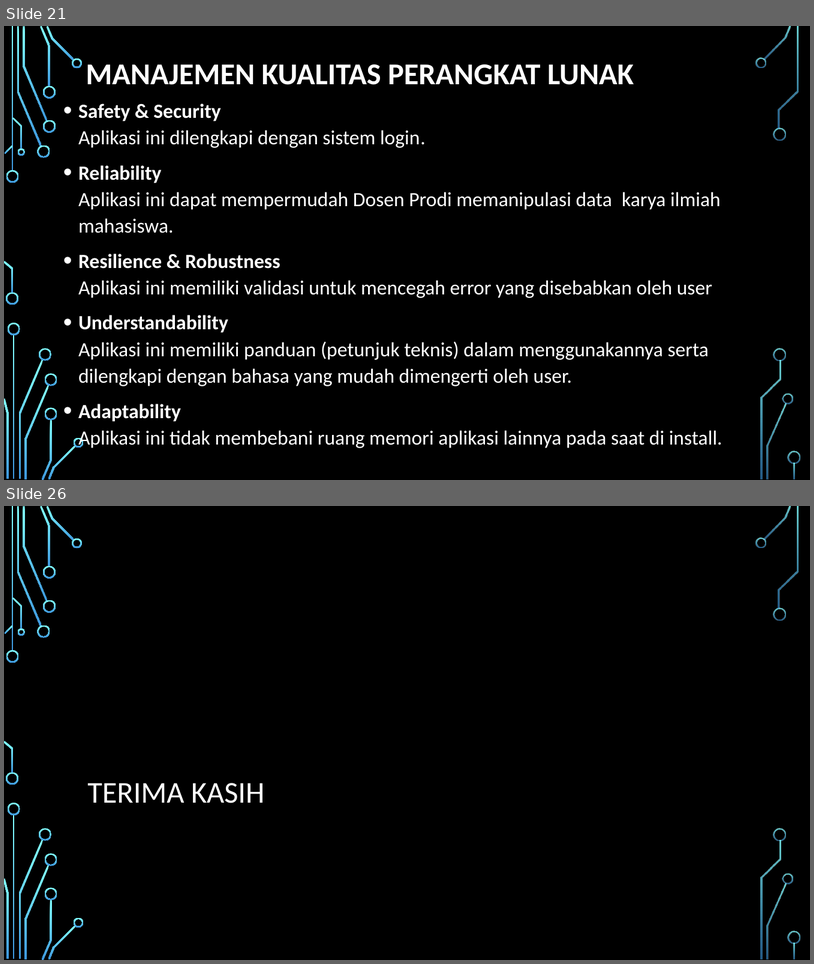
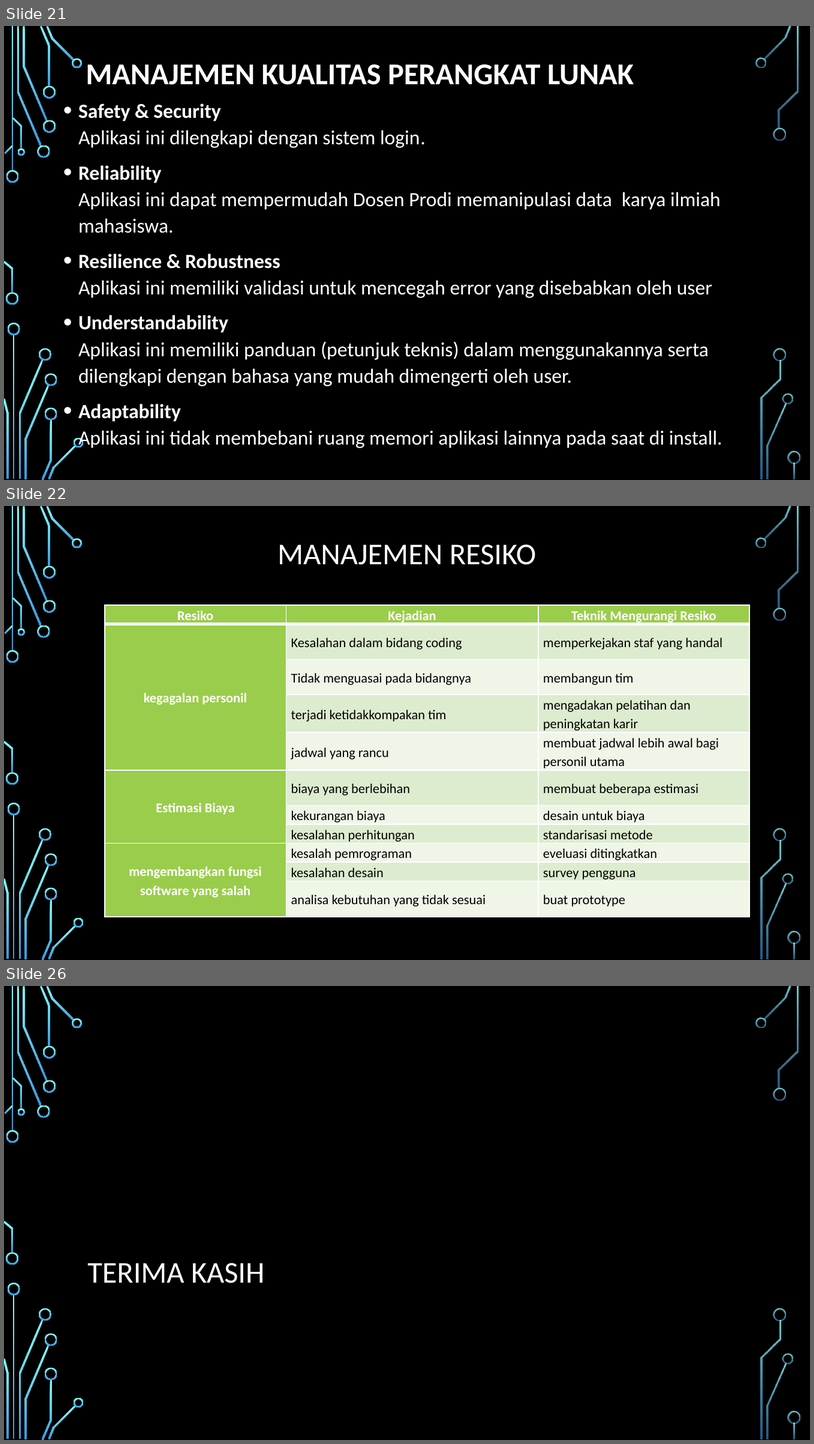
Before and after one commit to xhendroxz/kelompok3, a slide deck: Perancangan Sistem Informasi 1.pptx. Shown one above the other, each under a label of ours: slides 21 and 26 before the commit, slides 21, 22 and 26 after it; the slides between them are not shown. The pictures are 814x964 and 814x1444 pixels, drawn with LibreOffice and Linux fonts; fonts in the diff are those of the drawing; background and template pictures are left out. Boxes give left, top, right and bottom in pixels: in the first picture for what was removed or moved away, otherwise in the second. Text is boxed around its words. In the diff, an @@ line names an element or a change of style, - is before the commit and + after.

```diff
--- a/Perancangan Sistem Informasi 1.pptx
+++ b/Perancangan Sistem Informasi 1.pptx
@@ slide 22 added at [4, 506, 810, 960], background picture (left out); not listed: 36 template elements that a slide beside it also shows @@
@@ title added at [278, 544, 536, 565], 27 pt, text #FFFFFF @@
+MANAJEMEN RESIKO
@@ table added at [105, 605, 750, 909], 11 rows, 3 columns @@
+Resiko | Kejadian | Teknik Mengurangi Resiko
+kegagalan personil | Kesalahan dalam bidang coding | memperkejakan staf yang handal
+ | Tidak menguasai pada bidangnya | membangun tim
+ | terjadi ketidakkompakan tim | mengadakan pelatihan dan peningkatan karir
+ | jadwal yang rancu | membuat jadwal lebih awal bagi personil utama
+Estimasi Biaya | biaya yang berlebihan | membuat beberapa estimasi
+ | kekurangan biaya | desain untuk biaya
+ | kesalahan perhitungan | standarisasi metode
+mengembangkan fungsi software yang salah | kesalah pemrograman | eveluasi ditingkatkan
+ | kesalahan desain | survey pengguna
+ | analisa kebutuhan yang tidak sesuai | buat prototype
```
Also in this commit, not shown: 1 slide changed, 3 other slides added, 4 slides removed, 1 other file.
